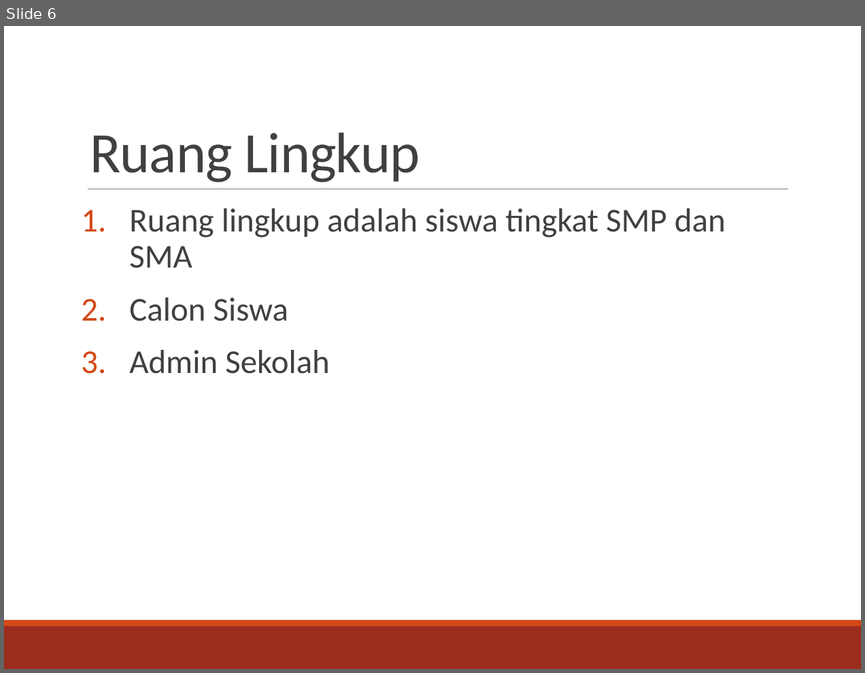
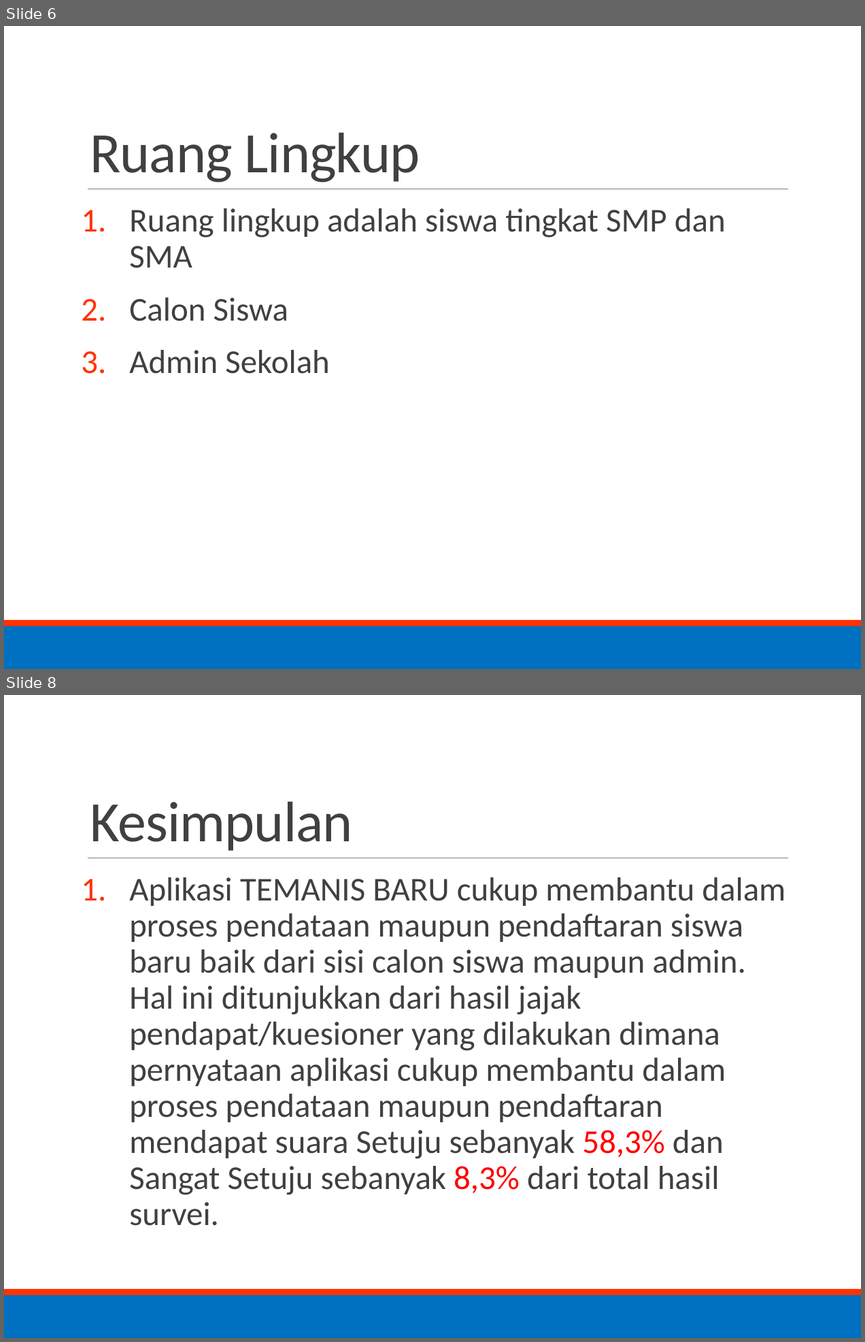
Before and after one commit to lastfantasy/tmr, a slide deck: TA final/TA PRESENTASI.pptx. Shown one above the other, each under a label of ours: slide 6 before the commit, slides 6 and 8 after it; the slides between them are not shown. The pictures are 865x673 and 865x1342 pixels, drawn with LibreOffice and Linux fonts; fonts in the diff are those of the drawing. Boxes give left, top, right and bottom in pixels: in the first picture for what was removed or moved away, otherwise in the second. Text is boxed around its words. In the diff, an @@ line names an element or a change of style, - is before the commit and + after.

```diff
--- a/TA final/TA PRESENTASI.pptx
+++ b/TA final/TA PRESENTASI.pptx
@@ slide 8 added at [4, 695, 861, 1338], background #FFFFFF; not listed: 3 template elements that a slide beside it also shows @@
@@ title added at [90, 801, 353, 851], 48 pt, text #404040 @@
+Kesimpulan
@@ text added at [129, 877, 785, 1225], 28 pt, text #404040 @@
+1. Aplikasi TEMANIS BARU cukup membantu dalam proses pendataan maupun pendaftaran siswa baru baik dari sisi calon siswa maupun admin. Hal ini ditunjukkan dari hasil jajak pendapat/kuesioner yang dilakukan dimana pernyataan aplikasi cukup membantu dalam proses pendataan maupun pendaftaran mendapat suara Setuju sebanyak 58,3% dan Sangat Setuju sebanyak 8,3% dari total hasil survei.
@@ slide 6 changed as well @@
@@ text "Ruang lingkup adalah siswa tingkat ..." at [129, 208, 725, 373]: bullet colour #D34817 to #FF3300 @@
@@ rectangle at [4, 626, 861, 669]: fill #9B2D1F to #0070C0 @@
@@ rectangle at [4, 620, 861, 626]: fill #D34817 to #FF3300 @@
```
Also in this commit, not shown: 5 other slides changed, 5 other slides added.
